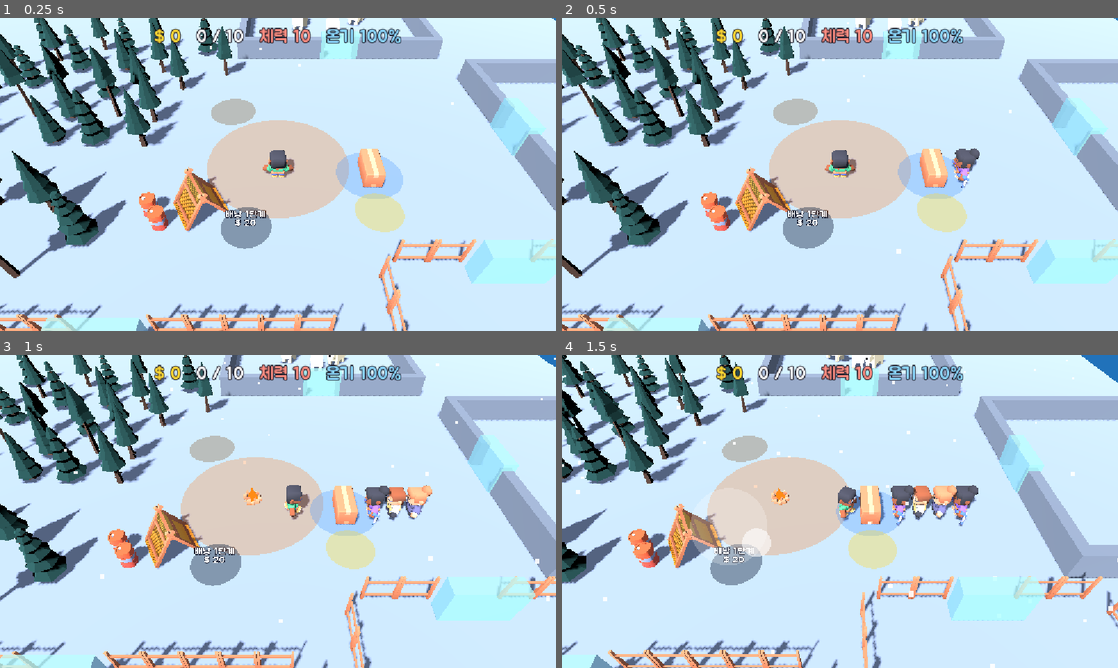
Above: before the commit, frames 1-4 (two rows, left to right).
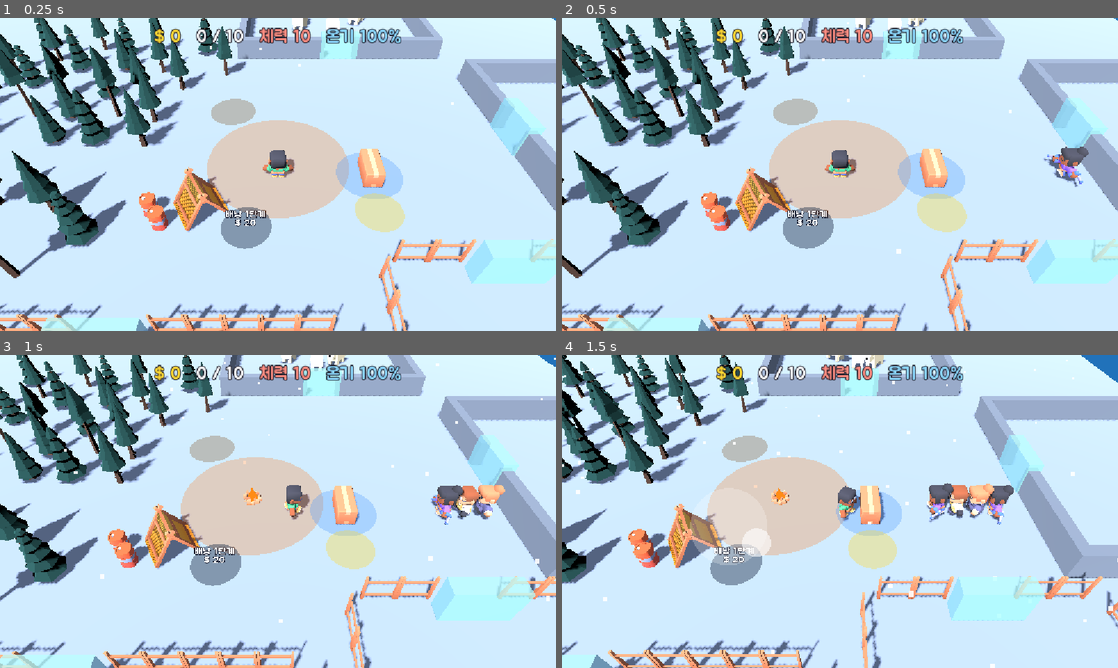
Above: after the commit, the same moments.

Repository: kimpro4214/FrostCamp
Game: Godot game, scene res://frost_camp/scenes/main.tscn
The game is run twice, just before and just after one commit, with the same random seed, the same clock (stepped at 60 frames per second) and the same inputs.
Inputs (mouse positions are in pixels of both pictures, inside the frame that each line leads up to):
- Up to frame 1 (0.25 s): no input
- Up to frame 2 (0.5 s): no input
- Up to frame 3 (1 s): move the mouse to (400, 495) at 0.52 s; hold D from 0.53 s (still down); click (400, 495) at 0.67 s
- Up to frame 4 (1.5 s): release D at 1.25 s; drag from (728, 527) to (812, 574) at 1.27 s

Frame 1 is identical in both runs. In frame 2, 0.9% of the frame differs, in the area x 70-95%, y 41-55%; in frame 3, 2.1%, in the area x 65-91%, y 41-55%; in frame 4, 2.1%.

Commit message:
feat: 프로스트 캠프 손님이 물건을 들고 걸어 나가고 줄이 걸어서 당겨지는 연출 추가

Diff:
--- a/frost_camp/scenes/stall_view.gd
+++ b/frost_camp/scenes/stall_view.gd
@@ -1,5 +1,7 @@
 extends Node3D
-## 판매대 하나의 겉모습. sim의 재고·손님 줄·돈 더미를 매 프레임 따라 그린다.
+## 판매대 하나의 겉모습. sim의 재고·돈 더미를 매 프레임 따라 그리고, 손님 줄을 걸어 다니는 사람들로 보여 준다.
+## 손님은 계속 같은 노드로 남는다: 물건을 받으면 들고 걸어 나가고, 뒤 손님은 한 칸씩 걸어서 당겨지고,
+## 새 손님은 줄 끝 너머에서 걸어 들어온다(sim의 줄 길이를 따라간다).
 
 const Juice := preload("res://frost_camp/scenes/juice.gd")
 const MAX_SHOWN_STOCK := 12
@@ -12,10 +14,21 @@
 	preload("res://frost_camp/assets/models/characters/character-female-d.glb"),
 ]
 const CUSTOMER_SCALE := 2.3
+const WALK_SPEED := 3.5
+## 새 손님이 나타나는 곳: 줄 맨 끝 자리에서 이만큼 더 뒤
+const ENTER_DISTANCE := 3.0
+## 산 손님이 걸어 나가는 방향과 거리, 시간
+const EXIT_OFFSET := Vector3(1.2, 0.0, 3.5)
+const EXIT_TIME := 1.1
+## 판매대(-X)를 바라보는 방향
+const FACE_STALL := -PI / 2.0
 
 var sim: FrostSim
 var index: int
-var _shown := Vector3i(-1, -1, -1)  # 재고, 돈 더미 개수, 줄 길이
+var _shown := Vector2i(-1, -1)  # 재고, 돈 더미 개수
+var _customers: Array[Node3D] = []
+var _last_served := 0
+var _spawned := 0
 
 @onready var _stock_root: Node3D = $Stock
 @onready var _cash_root: Node3D = $Cash
@@ -34,19 +47,20 @@
 	_cash_root.position = Vector3(cash_offset.x, 0.0, cash_offset.y)
 	_set_disc_radius(_unload_zone, float(sim.balance.interact.stall_radius))
 	_set_disc_radius(_cash_zone, float(sim.balance.interact.cash_radius))
+	_last_served = stall.served
 
 
-func _process(_delta: float) -> void:
+func _process(delta: float) -> void:
 	var stall := sim.stalls[index]
 	var open := sim.is_stall_open(stall)
 	if open and not visible:
 		Juice.pop(self, Vector3(0.3, 1.6, 0.3), 0.4)
 	visible = open
 	_collision.disabled = not open
-	var state := Vector3i(
+	_update_customers(stall, delta)
+	var state := Vector2i(
 		mini(stall.stock, MAX_SHOWN_STOCK),
-		mini(ceili(float(stall.cash) / stall.price), MAX_SHOWN_CASH),
-		stall.queue)
+		mini(ceili(float(stall.cash) / stall.price), MAX_SHOWN_CASH))
 	if state == _shown:
 		return
 	_shown = state
@@ -55,8 +69,63 @@
 		return Vector3(0.0, 1.1 + (i / 4) * 0.22, -0.6 + (i % 4) * 0.4), func(_i: int) -> Node3D: return item_template.duplicate())
 	_rebuild(_cash_root, state.y, func(i: int) -> Vector3:
 		return Vector3(0.0, 0.08 + i * 0.12, 0.0), func(_i: int) -> Node3D: return $Templates/Coin.duplicate())
-	_rebuild(_queue_root, state.z, func(i: int) -> Vector3:
-		return Vector3(QUEUE_START + i * QUEUE_GAP, 0.0, 0.0), _make_customer)
+
+
+## 팔린 만큼 맨 앞 손님을 내보내고, 줄 길이만큼 새 손님을 들이고, 모두 자기 자리로 걸어가게 한다.
+func _update_customers(stall: Stall, delta: float) -> void:
+	for i in stall.served - _last_served:
+		if not _customers.is_empty():
+			_leave(_customers.pop_front(), stall)
+	_last_served = stall.served
+	while _customers.size() < stall.queue:
+		var customer := _make_customer()
+		customer.position = _slot(maxi(_customers.size(), stall.queue_max - 1)) + Vector3(ENTER_DISTANCE, 0.0, 0.0)
+		_queue_root.add_child(customer)
+		_customers.append(customer)
+	while _customers.size() > stall.queue:
+		_customers.pop_back().queue_free()
+	for i in _customers.size():
+		_walk_toward(_customers[i], _slot(i), delta)
+
+
+func _slot(i: int) -> Vector3:
+	return Vector3(QUEUE_START + i * QUEUE_GAP, 0.0, 0.0)
+
+
+## 자리까지 걸어가며 가는 쪽을 보고, 도착하면 판매대를 보고 선다.
+func _walk_toward(customer: Node3D, target: Vector3, delta: float) -> void:
+	var to := target - customer.position
+	var moving := to.length() > 0.02
+	if moving:
+		customer.position = customer.position.move_toward(target, WALK_SPEED * delta)
+		customer.rotation.y = atan2(to.x, to.z)  # Kenney 캐릭터는 +Z를 본다
+	else:
+		customer.rotation.y = lerp_angle(customer.rotation.y, FACE_STALL, minf(delta * 10.0, 1.0))
+	_play(customer, "walk" if moving else "idle")
+
+
+## 산 물건을 머리 위로 들고 돈을 띄운 뒤, 줄 밖으로 걸어 나가며 작아져 사라진다.
+func _leave(customer: Node3D, stall: Stall) -> void:
+	var item: Node3D = $Templates.get_node(stall.item.capitalize()).duplicate()
+	item.visible = true
+	item.position = Vector3(0.0, 0.5, 0.0)  # 머리 위(모델 비율 기준)
+	item.scale = Vector3.ONE / CUSTOMER_SCALE
+	customer.add_child(item)
+	Juice.pop(item, Vector3(0.3, 0.3, 0.3), 0.25)
+	Juice.float_text(self, customer.global_position + Vector3(0.0, 2.2, 0.0), "+$%d" % stall.price, Color(1.0, 0.85, 0.3), 48)
+	var exit := customer.position + EXIT_OFFSET
+	customer.rotation.y = atan2(EXIT_OFFSET.x, EXIT_OFFSET.z)
+	_play(customer, "walk")
+	var tween := customer.create_tween()
+	tween.tween_property(customer, "position", exit, EXIT_TIME)
+	tween.tween_property(customer, "scale", Vector3.ONE * 0.01, 0.25).set_ease(Tween.EASE_IN)
+	tween.tween_callback(customer.queue_free)
+
+
+func _play(customer: Node3D, anim_name: String) -> void:
+	var anim: AnimationPlayer = customer.get_meta("anim")
+	if anim.current_animation != anim_name:
+		anim.play(anim_name, 0.15)
 
 
 func _rebuild(root: Node3D, count: int, place: Callable, make: Callable) -> void:
@@ -70,14 +139,16 @@
 		root.add_child(node)
 
 
-## 줄 선 손님. 판매대(-X 쪽)를 바라보고 서 있는다. 자리마다 모델이 정해져 있다.
-func _make_customer(slot: int) -> Node3D:
-	var customer: Node3D = CUSTOMER_MODELS[slot % CUSTOMER_MODELS.size()].instantiate()
+## 손님 한 명. 모델은 들어온 순서대로 돌려 쓴다.
+func _make_customer() -> Node3D:
+	var customer: Node3D = CUSTOMER_MODELS[_spawned % CUSTOMER_MODELS.size()].instantiate()
+	_spawned += 1
 	customer.scale = Vector3.ONE * CUSTOMER_SCALE
-	customer.rotation.y = -PI / 2.0
 	var anim: AnimationPlayer = customer.find_children("*", "AnimationPlayer", true, false)[0]
-	anim.get_animation("idle").loop_mode = Animation.LOOP_LINEAR
-	anim.play("idle")
+	for anim_name in ["idle", "walk"]:
+		anim.get_animation(anim_name).loop_mode = Animation.LOOP_LINEAR
+	anim.play("walk")
+	customer.set_meta("anim", anim)
 	return customer
 
 
Not shown, changed: playtest/human_qa_log.md
